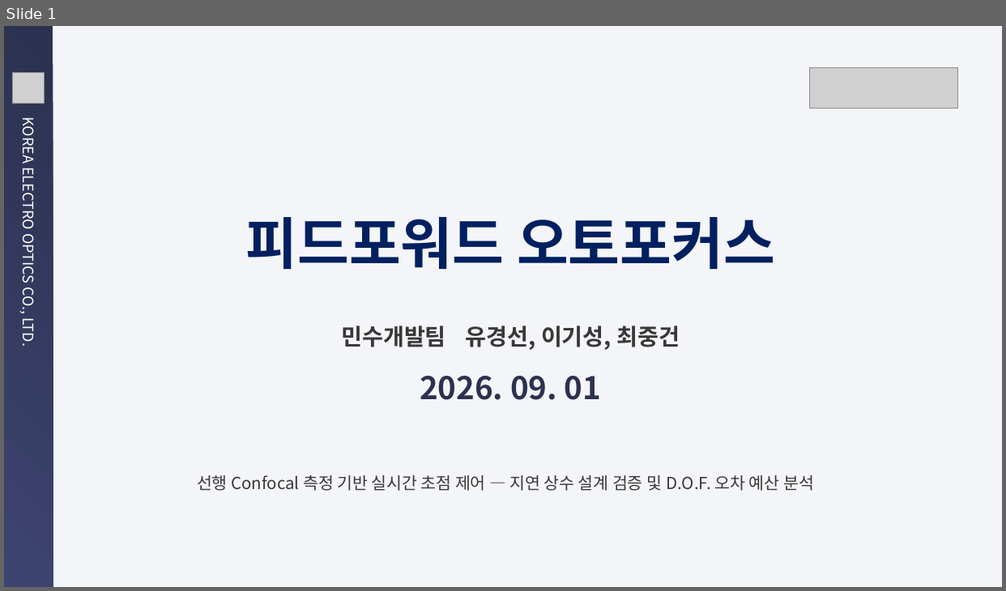
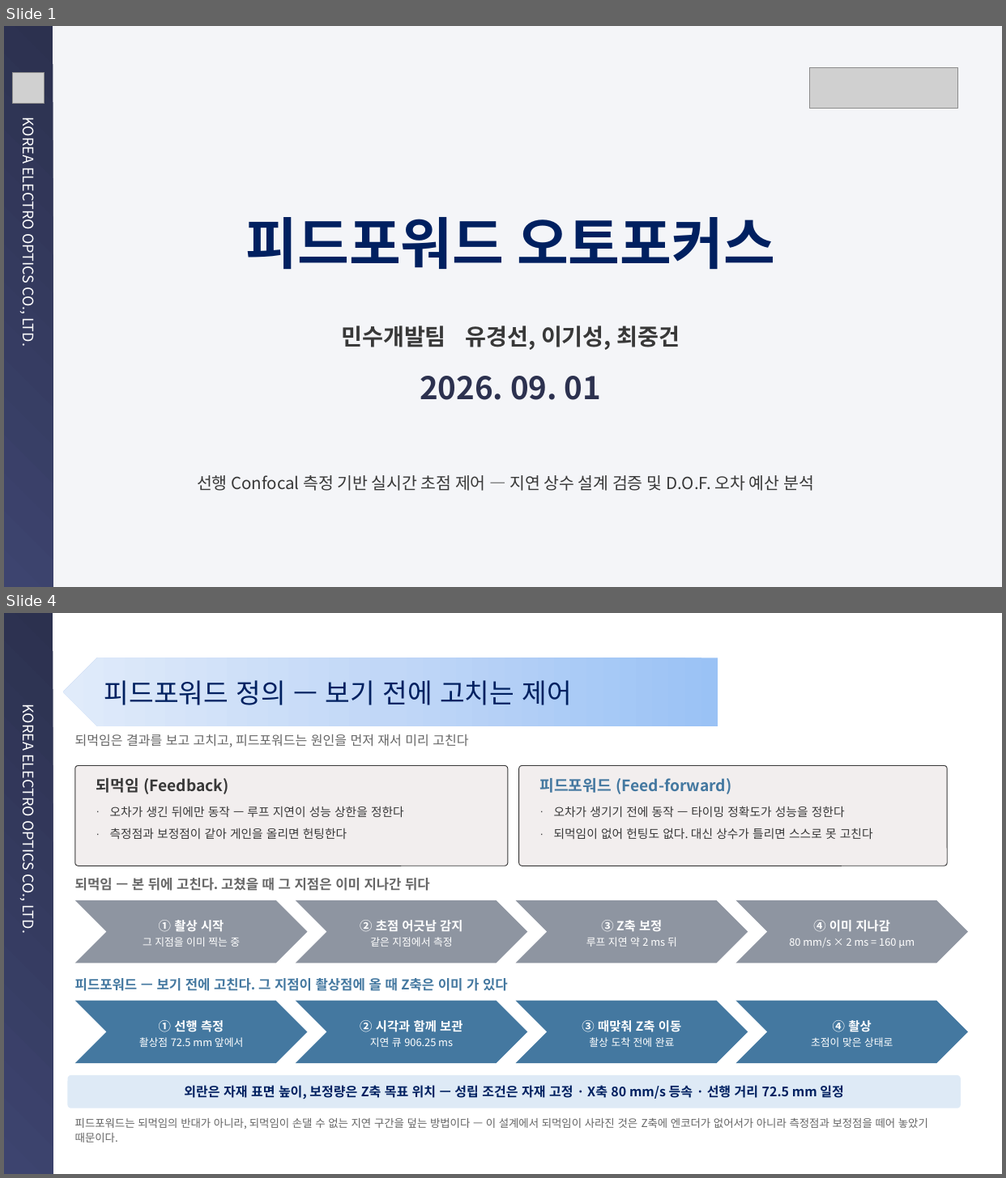
Before and after one commit to kyeongsunyu/SEQApp, a slide deck: Documents/기술경진대회/연구소기술경진대회_민수개발팀 유경선, 이기성, 최중건_피드포워드 오토포커스_260901.pptx. Shown one above the other, each under a label of ours: slide 1 before the commit, slides 1 and 4 after it; the slides between them are not shown. The pictures are 1006x591 and 1006x1178 pixels, drawn with LibreOffice and Linux fonts; fonts in the diff are those of the drawing; grey boxes stand for pictures; background and template pictures are left out. Boxes give left, top, right and bottom in pixels: in the first picture for what was removed or moved away, otherwise in the second. Text is boxed around its words. In the diff, an @@ line names an element or a change of style, - is before the commit and + after.

```diff
--- a/Documents/기술경진대회/연구소기술경진대회_민수개발팀 유경선, 이기성, 최중건_피드포워드 오토포커스_260901.pptx
+++ b/Documents/기술경진대회/연구소기술경진대회_민수개발팀 유경선, 이기성, 최중건_피드포워드 오토포커스_260901.pptx
@@ slide 4 added at bbox=[4, 613, 1002, 1174], background #FFFFFF @@
@@ rectangle added at bbox=[4, 613, 53, 1174], fill gradient #2C314F to #3D446F, 14 pt, text #FFFFFF @@
+KOREA ELECTRO OPTICS CO., LTD.
@@ pentagon arrow added at bbox=[63, 658, 718, 726], fill gradient #9AC3F5 to #C2D8F8 to #E1EBFB @@
@@ text added at bbox=[104, 680, 572, 705], 26 pt, text #002060 @@
+피드포워드 정의 — 보기 전에 고치는 제어
@@ text added at bbox=[75, 734, 468, 747], 12.5 pt, text #666666 @@
+되먹임은 결과를 보고 고치고, 피드포워드는 원인을 먼저 재서 미리 고친다
@@ rounded rectangle added at bbox=[75, 766, 508, 866], fill #F2EEEE, outline #383838 0.75 pt @@
@@ text added at bbox=[96, 778, 228, 794], 15 pt, text #383838, bold @@
+되먹임 (Feedback)
@@ rounded rectangle added at bbox=[519, 766, 948, 866], fill #F2EEEE, outline #383838 0.75 pt @@
@@ text added at bbox=[540, 778, 731, 794], 15 pt, text #4478A0, bold @@
+피드포워드 (Feed-forward)
@@ text added at bbox=[110, 806, 404, 839], 11.5 pt, text #383838 @@
+· 오차가 생긴 뒤에만 동작 — 루프 지연이 성능 상한을 정한다
+· 측정점과 보정점이 같아 게인을 올리면 헌팅한다
@@ text added at bbox=[554, 806, 873, 839], 11.5 pt, text #383838 @@
+· 오차가 생기기 전에 동작 — 타이밍 정확도가 성능을 정한다
+· 되먹임이 없어 헌팅도 없다. 대신 상수가 틀리면 스스로 못 고친다
@@ text added at bbox=[75, 878, 430, 891], 13 pt, text #666666, bold @@
+되먹임 — 본 뒤에 고친다. 고쳤을 때 그 지점은 이미 지나간 뒤다
@@ chevron added at bbox=[75, 901, 307, 964], fill #8E95A1, 10 pt, text #FFFFFF @@
+① 촬상 시작
+그 지점을 이미 찍는 중
@@ chevron added at bbox=[296, 901, 527, 964], fill #8E95A1, 12 pt, text #FFFFFF, bold @@
+② 초점 어긋남 감지
+같은 지점에서 측정
@@ chevron added at bbox=[515, 901, 748, 964], fill #8E95A1, 10 pt, text #FFFFFF @@
+③ Z축 보정
+루프 지연 약 2 ms 뒤
@@ chevron added at bbox=[736, 901, 968, 964], fill #8E95A1, 10 pt, text #FFFFFF @@
+④ 이미 지나감
+80 mm/s × 2 ms = 160 µm
@@ text added at bbox=[75, 978, 508, 991], 13 pt, text #4478A0, bold @@
+피드포워드 — 보기 전에 고친다. 그 지점이 촬상점에 올 때 Z축은 이미 가 있다
@@ chevron added at bbox=[75, 1001, 307, 1063], fill #4478A0, 10 pt, text #FFFFFF @@
+① 선행 측정
+촬상점 72.5 mm 앞에서
@@ chevron added at bbox=[296, 1001, 527, 1063], fill #4478A0, 10 pt, text #FFFFFF @@
+② 시각과 함께 보관
+지연 큐 906.25 ms
@@ chevron added at bbox=[515, 1001, 748, 1063], fill #4478A0, 12 pt, text #FFFFFF, bold @@
+③ 때맞춰 Z축 이동
+촬상 도착 전에 완료
@@ chevron added at bbox=[736, 1001, 968, 1063], fill #4478A0, 10 pt, text #FFFFFF @@
+④ 촬상
+초점이 맞은 상태로
@@ rounded rectangle added at bbox=[68, 1076, 961, 1109], fill #DEEAF6, 12.5 pt, text #002060, bold @@
+외란은 자재 표면 높이, 보정량은 Z축 목표 위치 — 성립 조건은 자재 고정 · X축 80 mm/s 등속 · 선행 거리 72.5 mm 일정
@@ text added at bbox=[75, 1118, 928, 1143], 10.5 pt, text #666666 @@
+피드포워드는 되먹임의 반대가 아니라, 되먹임이 손댈 수 없는 지연 구간을 덮는 방법이다 — 이 설계에서 되먹임이 사라진 것은 Z축에 엔코더가 없어서가 아니라 측정점과 보정점을 떼어 놓았기 때문이다.
```
Also in this commit, not shown: 3 slides changed, 2 other slides added, 3 other files.
